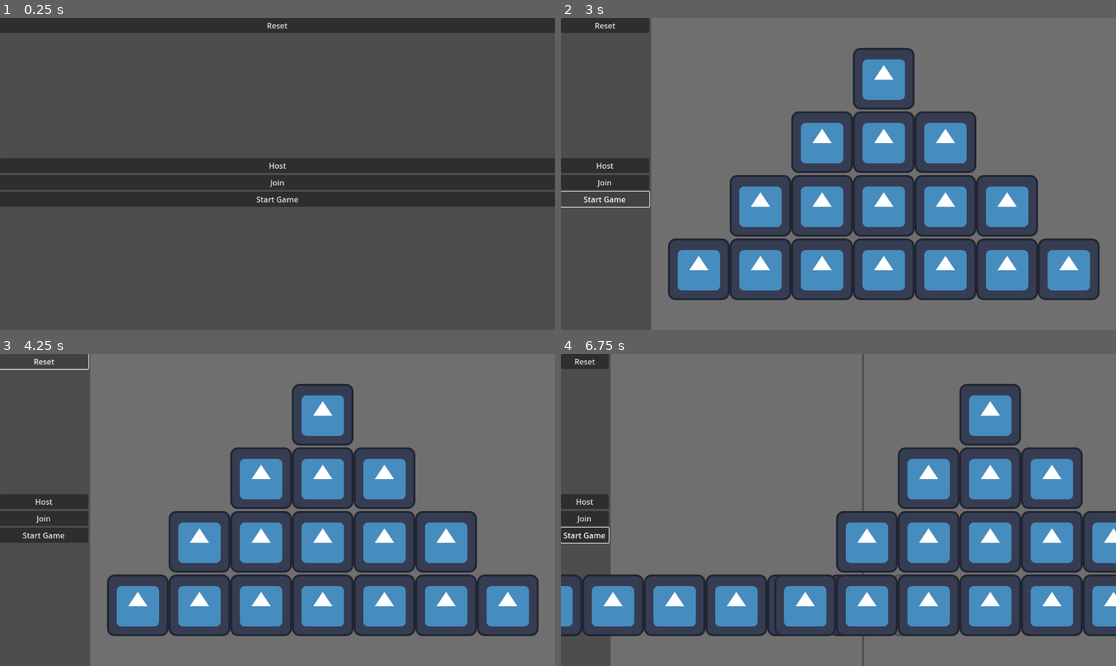
Above: before the commit, frames 1-4 (two rows, left to right).
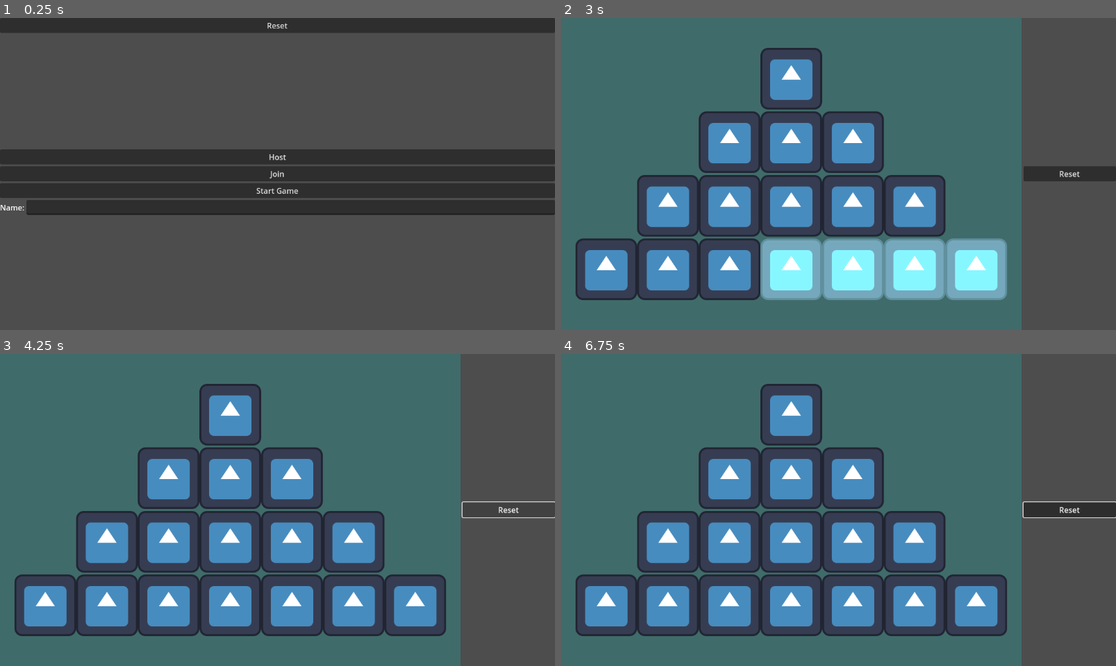
Above: after the commit, the same moments.

Repository: Samiser/nim
Game: Godot game, scene res://main.tscn
Two runs of this game, one before a commit and one after it. Both use one fixed random seed, a clock stepped at 60 frames per second and the inputs below. The engine's default icon, where the game draws it, is replaced by a stand-in: a white triangle on a blue panel in a dark square.
Inputs (mouse positions are in pixels of both pictures, inside the frame that each line leads up to):
- Up to frame 1 (0.25 s): no input
- Up to frame 2 (3 s): click "Reset" at 0.5 s; click "Host" at 1.25 s; click "Join" at 2 s; click "Start Game" at 2.75 s
- Up to frame 3 (4.25 s): click "Reset" at 3.5 s
- Up to frame 4 (6.75 s): click (605, 534) at 4.25 s, where only the run before the commit has a clickable "Start Game"; click (583, 534) at 5 s, where only the run before the commit has a clickable "Start Game"; move the mouse to (738, 413) at 5.77 s; click (738, 413) at 5.92 s; move the mouse to (672, 478) at 6.52 s; click (672, 478) at 6.67 s

The runs differ from the first frame. In frame 1, 8.0% of the frame differs, in the area x 0-100%, y 42-64%; in frame 2, 90%, in the area x 0-100%, y 0-100%; in frame 3, 85%; in frame 4, 85%.
Error before the commit: Cannot call method 'compress' on a null value. (res://multiplayer_menu.gd:29)

Commit message:
refactored multiplayer functionality into an autoload singleton

Diff:
--- a/board.gd
+++ b/board.gd
@@ -26,6 +26,3 @@
 
 func _ready() -> void:
 	_set_up_rows()
-
-	#$"../VBoxContainer2/Button".pressed.connect(_reset_board)
-	#$"../VBoxContainer2/MultiplayerMenu".reset.connect(_reset_board)
--- a/board.tscn
+++ b/board.tscn
@@ -4,8 +4,13 @@
 
 [node name="Board" type="Control"]
 layout_mode = 3
-anchors_preset = 0
+anchors_preset = 15
+anchor_right = 1.0
+anchor_bottom = 1.0
+grow_horizontal = 2
+grow_vertical = 2
 size_flags_horizontal = 3
+size_flags_vertical = 3
 script = ExtResource("1_p0ybc")
 
 [node name="ColorRect" type="ColorRect" parent="."]
@@ -15,7 +20,7 @@
 anchor_bottom = 1.0
 grow_horizontal = 2
 grow_vertical = 2
-color = Color(1, 1, 1, 0.196078)
+color = Color(0, 1, 1, 0.168627)
 
 [node name="TokenRowContainer" type="VBoxContainer" parent="."]
 layout_mode = 1
--- /dev/null
+++ b/game.gd
@@ -0,0 +1,7 @@
+extends Control
+
+func _ready() -> void:
+	Lobby.player_loaded.rpc_id(1)
+
+func start_game() -> void:
+	print("start!")
--- /dev/null
+++ b/game.tscn
@@ -0,0 +1,35 @@
+[gd_scene load_steps=3 format=3 uid="uid://dasoo6eoubiuk"]
+
+[ext_resource type="PackedScene" uid="uid://c86hyqkfr1vdd" path="res://board.tscn" id="1_80nbo"]
+[ext_resource type="Script" uid="uid://t28i8rp2hdt6" path="res://game.gd" id="1_e2o6t"]
+
+[node name="Game" type="Control"]
+layout_mode = 3
+anchors_preset = 15
+anchor_right = 1.0
+anchor_bottom = 1.0
+grow_horizontal = 2
+grow_vertical = 2
+script = ExtResource("1_e2o6t")
+
+[node name="HBoxContainer" type="HBoxContainer" parent="."]
+layout_mode = 1
+anchors_preset = 15
+anchor_right = 1.0
+anchor_bottom = 1.0
+grow_horizontal = 2
+grow_vertical = 2
+alignment = 1
+
+[node name="Board" parent="HBoxContainer" instance=ExtResource("1_80nbo")]
+layout_mode = 2
+
+[node name="GameMenu" type="VBoxContainer" parent="HBoxContainer"]
+layout_mode = 2
+size_flags_horizontal = 3
+size_flags_stretch_ratio = 0.2
+alignment = 1
+
+[node name="Button" type="Button" parent="HBoxContainer/GameMenu"]
+layout_mode = 2
+text = "Reset"
--- /dev/null
+++ b/lobby.gd
@@ -0,0 +1,90 @@
+extends Node
+
+signal player_connected(peer_id, player_info)
+signal player_disconnected(peer_id)
+signal server_disconnected
+
+const DEFAULT_SERVER_IP = "127.0.0.1"
+const PORT = 6969
+
+var player_info = {"name": "Name"}
+
+var players = {}
+var players_loaded = 0
+
+signal reset
+signal start
+
+func create_game() -> Error:
+	var peer = ENetMultiplayerPeer.new()
+	var error := peer.create_server(PORT, 2)
+	if error:
+		return error
+	peer.get_host().compress(ENetConnection.COMPRESS_RANGE_CODER)
+	multiplayer.multiplayer_peer = peer
+	print("waiting for players...")
+
+	players[1] = player_info
+	player_connected.emit(1, player_info)
+	return Error.OK
+
+func join_game(address = "") -> Error:
+	if address.is_empty():
+		address = DEFAULT_SERVER_IP
+	var peer = ENetMultiplayerPeer.new()
+	var error = peer.create_client(address, PORT)
+	if error:
+		return error
+	peer.get_host().compress(ENetConnection.COMPRESS_RANGE_CODER)
+	multiplayer.multiplayer_peer = peer
+	return Error.OK
+
+func remove_multiplayer_peer():
+	multiplayer.multiplayer_peer = null
+	players.clear()
+
+@rpc("call_local", "reliable")
+func load_game(game_scene_path: String):
+	get_tree().change_scene_to_file(game_scene_path)
+
+@rpc("any_peer", "call_local", "reliable")
+func player_loaded():
+	if multiplayer.is_server():
+		players_loaded += 1
+		if players_loaded == players.size():
+			$/root/Game.start_game()
+			players_loaded = 0
+
+func _on_player_connected(id):
+	_register_player.rpc_id(id, player_info)
+
+@rpc("any_peer", "reliable")
+func _register_player(new_player_info):
+	print(new_player_info)
+	var new_player_id = multiplayer.get_remote_sender_id()
+	players[new_player_id] = new_player_info
+	player_connected.emit(new_player_id, new_player_info)
+
+func _on_player_disconnected(id):
+	players.erase(id)
+	player_disconnected.emit(id)
+
+func _on_connected_ok():
+	var peer_id = multiplayer.get_unique_id()
+	players[peer_id] = player_info
+	player_connected.emit(peer_id, player_info)
+
+func _on_connected_fail():
+	multiplayer.multiplayer_peer = null
+
+func _on_server_disconnected():
+	multiplayer.multiplayer_peer = null
+	players.clear()
+	server_disconnected.emit()
+
+func _ready() -> void:
+	multiplayer.peer_connected.connect(_on_player_connected)
+	multiplayer.peer_disconnected.connect(_on_player_disconnected)
+	multiplayer.connected_to_server.connect(_on_connected_ok)
+	multiplayer.connection_failed.connect(_on_connected_fail)
+	multiplayer.server_disconnected.connect(_on_server_disconnected)
--- a/main.gd
+++ b/main.gd
@@ -1,11 +1 @@
 extends Control
-
-@onready var multiplayer_menu := $HBoxContainer/VBoxContainer2/MultiplayerMenu
-
-func start() -> void:
-	var board_scene := load("res://board.tscn")
-	$HBoxContainer.add_child(board_scene.instantiate())
-	print("test")
-
-func _ready() -> void:
-	multiplayer_menu.start.connect(start)
--- a/multiplayer_menu.gd
+++ b/multiplayer_menu.gd
@@ -4,56 +4,22 @@
 @onready var join_button := $VBoxContainer/Join
 @onready var start_button := $VBoxContainer/StartGame
 
-@export var address = "127.0.0.1"
-@export var port = 6969
-
-var peer: ENetMultiplayerPeer
-
-signal reset
-signal start
-
 func _on_host_button_down() -> void:
-	peer = ENetMultiplayerPeer.new()
-	var error := peer.create_server(port, 2)
-	if error != OK:
-		printerr("cannot host: " + str(error))
-		return
-	peer.get_host().compress(ENetConnection.COMPRESS_RANGE_CODER)
-
-	multiplayer.set_multiplayer_peer(peer)
-	print("waiting for players...")
+	Lobby.player_info["name"] = $VBoxContainer/HBoxContainer/Name.text
+	var error = Lobby.create_game()
+	if error:
+		printerr("Error: ", error)
 
 func _on_join_button_down() -> void:
-	peer = ENetMultiplayerPeer.new()
-	peer.create_client(address, port)
-	peer.get_host().compress(ENetConnection.COMPRESS_RANGE_CODER)
-	multiplayer.set_multiplayer_peer(peer)
-
-@rpc("any_peer", "call_local")
-func _start_game():
-	start.emit()
+	Lobby.player_info["name"] = $VBoxContainer/HBoxContainer/Name.text
+	var error = Lobby.join_game()
+	if error:
+		printerr("Error: ", error)
 
 func _on_start_button_down() -> void:
-	_start_game.rpc()
-
-func _player_connected(id: int):
-	print("player connected: ", id)
-
-func _player_disconnected(id: int):
-	print("player disconnected: ", id)
-
-func _connected_to_server() -> void:
-	print("connected to server!")
-
-func _connection_failed() -> void:
-	print("couldn't connect to server")
+	Lobby.load_game.rpc("game.tscn")
 
 func _ready() -> void:
 	host_button.pressed.connect(_on_host_button_down)
 	join_button.pressed.connect(_on_join_button_down)
 	start_button.pressed.connect(_on_start_button_down)
-
-	multiplayer.peer_connected.connect(_player_connected)
-	multiplayer.peer_disconnected.connect(_player_disconnected)
-	multiplayer.connected_to_server.connect(_connected_to_server)
-	multiplayer.connection_failed.connect(_connection_failed)
--- a/multiplayer_menu.tscn
+++ b/multiplayer_menu.tscn
@@ -33,3 +33,14 @@
 [node name="StartGame" type="Button" parent="VBoxContainer"]
 layout_mode = 2
 text = "Start Game"
+
+[node name="HBoxContainer" type="HBoxContainer" parent="VBoxContainer"]
+layout_mode = 2
+
+[node name="Label" type="Label" parent="VBoxContainer/HBoxContainer"]
+layout_mode = 2
+text = "Name:"
+
+[node name="Name" type="LineEdit" parent="VBoxContainer/HBoxContainer"]
+layout_mode = 2
+size_flags_horizontal = 3
--- a/project.godot
+++ b/project.godot
@@ -15,6 +15,10 @@
 config/features=PackedStringArray("4.4", "GL Compatibility")
 config/icon="res://icon.svg"
 
+[autoload]
+
+Lobby="*res://lobby.gd"
+
 [rendering]
 
 renderer/rendering_method="gl_compatibility"
--- a/token.tscn
+++ b/token.tscn
@@ -8,7 +8,7 @@
 [sub_resource type="SceneReplicationConfig" id="SceneReplicationConfig_0ucay"]
 properties/0/path = NodePath(".:highlighted")
 properties/0/spawn = true
-properties/0/replication_mode = 1
+properties/0/replication_mode = 2
 
 [node name="Token" type="Control"]
 custom_minimum_size = Vector2(128, 128)
--- a/token_row.gd
+++ b/token_row.gd
@@ -6,8 +6,8 @@
 @export var initial_token_count: int = 3
 @onready var tokens := $Tokens
 
-@export var token_spacing: int = 64  # Space between tokens
-@export var token_width: int = 64    # Width of each token (adjust as needed)
+@export var token_spacing: int = 64
+@export var token_width: int = 64
 
 var token_scene := preload("res://token.tscn")
 
@@ -50,8 +50,8 @@
 	_for_each_child_from(token, func(token: Token) -> void: token_count -= 1)
 
 func _attach_token_signals(token: Token):
+	token.mouse_off.connect(_on_token_mouse_exited)
 	token.mouse_over.connect(_on_token_mouse_entered)
-	token.mouse_off.connect(_on_token_mouse_exited)
 	token.clicked.connect(_on_token_clicked)
 
 func _ready() -> void:
Not shown, added: game.gd.uid
Not shown, added: lobby.gd.uid
